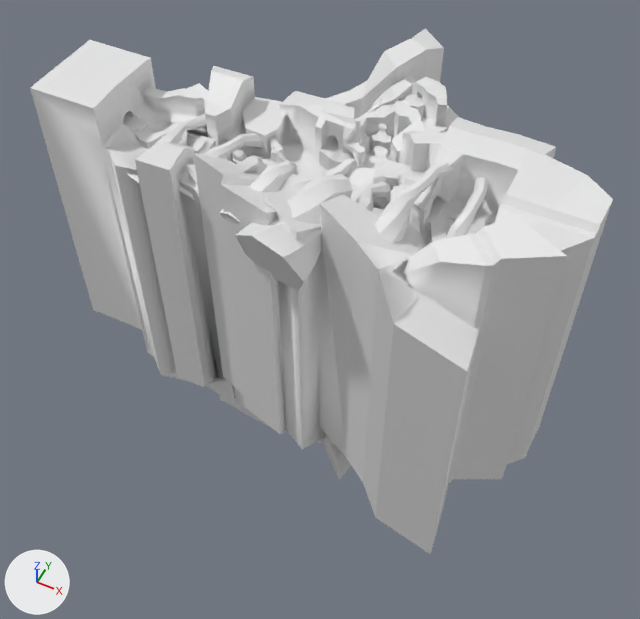
The FBX model Assets/Blender/Environments/01-glyph-environment.fbx: old version first, new version second.
Before and after are seen from a camera (50 mm lens) standing at (772.0, -897.0, 846.0) and looking at (318.0, 10.0, -288.0). Lighting does not change. The marker at lower left points along +X, +Y and +Z. The picture after the commit comes second. Where no turn or scale is listed for an object, it has been applied to the vertices. Vertices at exactly the same position are counted once.

The older version as bpy lines, for what is in view:
```python
me_cube_012 = bpy.data.meshes.new('Cube.012')
me_cube_012.from_pydata(...)  # 668 vertices, 645 faces; spans x -3.0..644.0, y -100.0..289.0, z -522.0..37.0
me_cube_012.materials.append(mat_material)  # white #e7e7e7
me_cube_013 = bpy.data.meshes.new('Cube.013')
me_cube_013.from_pydata(...)  # 2389 vertices, 2289 faces; spans x -126.0..722.0, y -198.0..376.0, z -600.0..119.0
me_cube_013.materials.append(mat_material)  # white #e7e7e7
me_nurbscurve = bpy.data.meshes.new('NurbsCurve')
me_nurbscurve.from_pydata(...)  # 2436 vertices, 2396 faces; spans x 45.0..583.0, y -208.0..86.0, z -86.0..105.0
ob_glyphenvironmentgroundb = bpy.data.objects.new('GlyphEnvironmentGroundB', me_cube_012)
ob_glyphenvironmentgroundb.location = (0.0, 0.0, 0.0)
ob_glyphenvironmentspikes = bpy.data.objects.new('GlyphEnvironmentSpikes', me_cube_013)
ob_glyphenvironmentspikes.location = (0.0, 0.0, 0.0)
ob_glyphenvironmenttubes = bpy.data.objects.new('GlyphEnvironmentTubes', me_nurbscurve)
ob_glyphenvironmenttubes.location = (0.0, 0.0, 0.0)
```
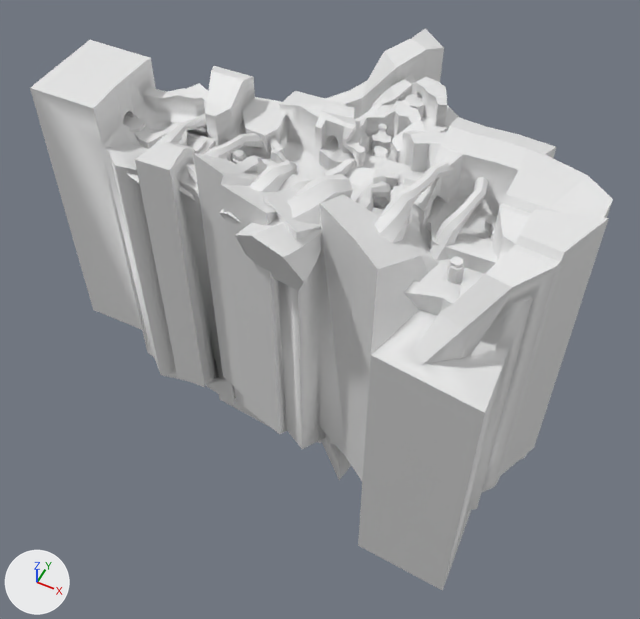
Edits to the bpy script that builds the scene:
```text
Change me_cube_012:
    used by ob_glyphenvironmentgroundb; location = (0.0, 0.0, 0.0)
    remove me_cube_012.from_pydata(...)  # 668 vertices, 645 faces; spans x -3.0..644.0, y -100.0..289.0, z -522.0..37.0
    add me_cube_012.from_pydata(...)  # 810 vertices, 780 faces; spans x -3.0..644.0, y -163.0..289.0, z -522.0..41.0
    me_cube_012 part 1: a new loose piece of 60 vertices spanning x 518.0..641.0, y -145.0..-45.0, z -496.0..11.0, in mat_material (white #e7e7e7)
    me_cube_012 part 2: a new loose piece of 40 vertices spanning x 490.0..640.0, y -163.0..-68.0, z -487.0..20.0, in mat_material (white #e7e7e7)
    me_cube_012 part 3: a new loose piece of 14 vertices spanning x 585.0..629.0, y -149.0..-108.0, z -478.0..28.0, in mat_material (white #e7e7e7)
    me_cube_012 part 4: a new loose piece of 14 vertices spanning x 560.0..577.0, y -107.0..-92.0, z -459.0..41.0, in mat_material (white #e7e7e7)
    me_cube_012 part 5: a new loose piece of 14 vertices spanning x 560.0..580.0, y -111.0..-93.0, z -464.0..36.0, in mat_material (white #e7e7e7)
    me_cube_012 part 6: 14 vertices moved from x 599.0, y -71.0..38.0, z -476.0..30.0 to x 623.0, y -69.0..39.0, z -476.0..30.0
Change me_cube_013:
    used by ob_glyphenvironmentspikes; location = (0.0, 0.0, 0.0)
    remove me_cube_013.from_pydata(...)  # 2389 vertices, 2289 faces; spans x -126.0..722.0, y -198.0..376.0, z -600.0..119.0
    add me_cube_013.from_pydata(...)  # 2524 vertices, 2467 faces; spans x -126.0..727.0, y -254.0..376.0, z -600.0..124.0
    me_cube_013 part 7: 11 vertices moved from x 525.0..654.0, y -198.0..-54.0, z -520.0..79.0 to x 520.0..671.0, y -254.0..-49.0, z -520.0..71.0; 87 vertices removed from x 503.0..699.0, y -198.0..-59.0, z -541.0..111.0; 222 vertices added at x 520.0..727.0, y -254.0..-32.0, z -541.0..124.0
```

Changed parts and their boxes [x1, y1, x2, y2] in the pictures (640 x 619 px; the box of a moved part takes in the faces that stretch with it):
'GlyphEnvironmentSpikes', reshaped (7% taller): before [30, 28, 613, 555]; after [30, 28, 613, 591]
part 1 of me_cube_012, added: after [419, 258, 484, 295]
part 2 of me_cube_012, added: after [403, 281, 460, 315]
part 3 of me_cube_012, added (mostly hidden): after [459, 278, 477, 297]
part 4 of me_cube_012, added: after [449, 256, 463, 268]
part 5 of me_cube_012, added: after [447, 263, 464, 284]
part 6 of me_cube_012, moved or reshaped (not visible before): after [471, 234, 498, 274]
part 7 of me_cube_013, built on: before [355, 207, 594, 555]; after [358, 207, 609, 591]
